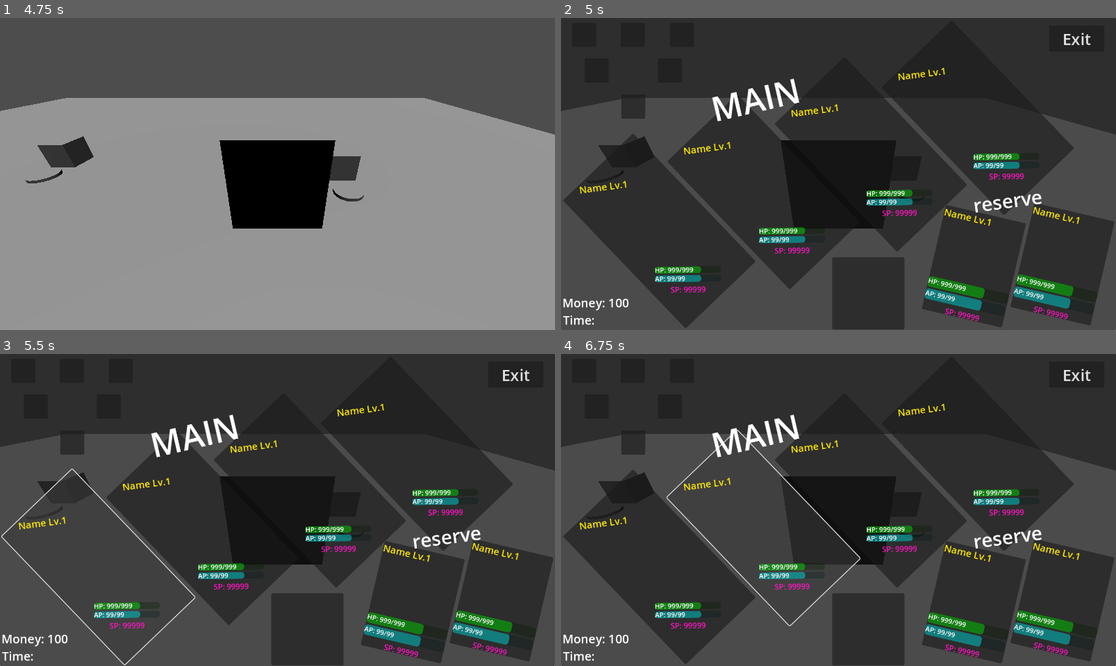
Above: before the commit, frames 1-4 (two rows, left to right).
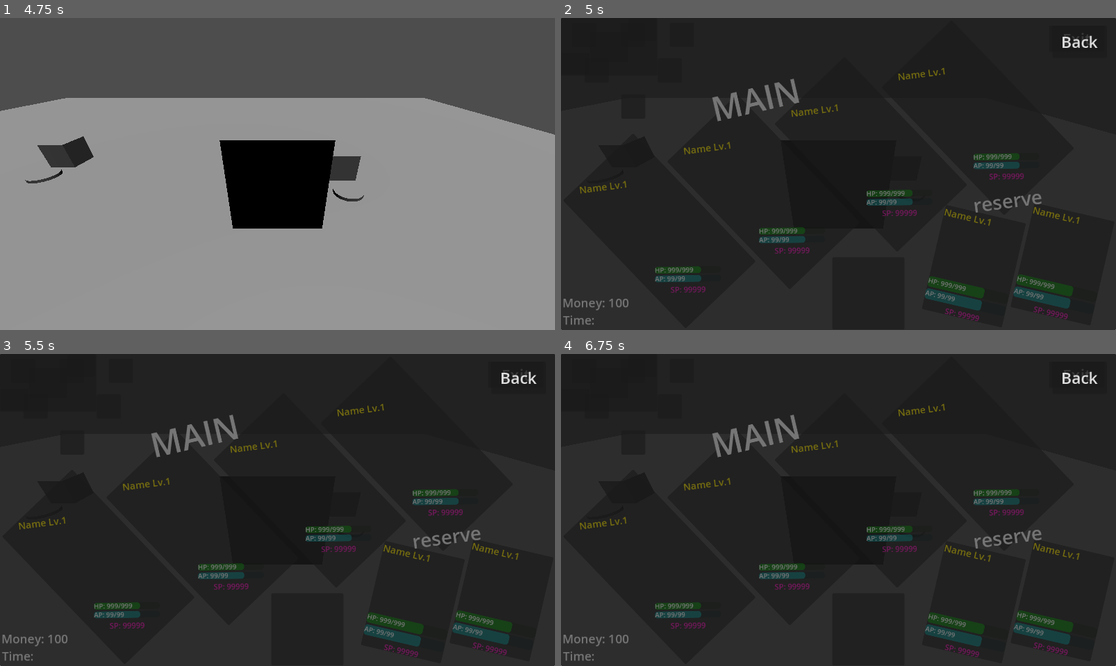
Above: after the commit, the same moments.

Repository: eneumont/towermercs
Game: Godot game, scene res://Scenes/Battle/Fields/Battlefield1.tscn
The game is run twice, just before and just after one commit, with the same random seed, the same clock (stepped at 60 frames per second) and the same inputs. This scene is started directly instead of the project's main scene.
Inputs (mouse positions are in pixels of both pictures, inside the frame that each line leads up to):
- Up to frame 1 (4.75 s): tap Enter at 0.5 s; move the mouse to (399, 158) at 0.52 s; hold D (move_right) 0.53-1.25 s; tap Z (confirm) at 0.6, 2, 2.75, 4.25 s; click (399, 158) at 0.8 s; click "Return to last save..." at 1.25 s; drag from (166, 189) to (249, 236) at 2.02 s; move the mouse to (333, 105) at 2.77 s; hold D (move_right) 2.78-3.5 s; tap L (circle) at 2.85 s; click (333, 105) at 3.05 s; drag from (249, 236) to (111, 127) at 3.52 s; move the mouse to (444, 220) at 4.27 s; hold U (left_bumper) from 4.28 s (still down); tap K (cross) at 4.35 s; click (444, 220) at 4.55 s
- Up to frame 2 (5 s): keep holding U (left_bumper); tap C (menu) at 4.9 s
- Up to frame 3 (5.5 s): release U (left_bumper) at 5 s; click "Name Lv.1" at 5 s
- Up to frame 4 (6.75 s): click "Name Lv.1" at 5.75 s; click "Name Lv.1" at 6.5 s

Frame 1 is identical in both runs. In frame 2, 28% of the frame differs, in the area x 0-100%, y 4-100%; in frame 3, 37%; in frame 4, 35%.
Error in both runs: Invalid access to property or key 'display_name' on a base object of type 'Nil'. (res://Scripts/Battle/battler.gd:105)

Commit message:
battle animations
players and foes do animations while fighting though should probably do some queuing and waiting

Diff:
--- a/Scenes/Models/GoblinModel.tscn
+++ b/Scenes/Models/GoblinModel.tscn
@@ -1,20 +1,41 @@
-[gd_scene load_steps=7 format=3 uid="uid://dpcrab6x40y70"]
+[gd_scene load_steps=15 format=3 uid="uid://dpcrab6x40y70"]
 
 [ext_resource type="PackedScene" uid="uid://c0xrx4nkxuipd" path="res://Models/Test/Goblin.glb" id="1_ydnbf"]
+
+[sub_resource type="AnimationNodeOneShot" id="AnimationNodeOneShot_ydnbf"]
+
+[sub_resource type="AnimationNodeAnimation" id="AnimationNodeAnimation_fa0c2"]
+animation = &"CharacterArmature|Punch"
+
+[sub_resource type="AnimationNodeAnimation" id="AnimationNodeAnimation_1dxk0"]
+animation = &"CharacterArmature|Death"
+
+[sub_resource type="AnimationNodeAnimation" id="AnimationNodeAnimation_rmop6"]
+animation = &"CharacterArmature|HitReact"
+
+[sub_resource type="AnimationNodeOneShot" id="AnimationNodeOneShot_mjcbv"]
 
 [sub_resource type="AnimationNodeAnimation" id="AnimationNodeAnimation_ydnbf"]
 animation = &"CharacterArmature|Idle"
 
 [sub_resource type="AnimationNodeBlend3" id="AnimationNodeBlend3_fa0c2"]
 
+[sub_resource type="AnimationNodeBlend2" id="AnimationNodeBlend2_j5xcn"]
+
 [sub_resource type="AnimationNodeAnimation" id="AnimationNodeAnimation_ripsv"]
 animation = &"CharacterArmature|Run"
+
+[sub_resource type="AnimationNodeAnimation" id="AnimationNodeAnimation_uhwvh"]
+animation = &"CharacterArmature|Wave"
+
+[sub_resource type="AnimationNodeOneShot" id="AnimationNodeOneShot_5rg8s"]
 
 [sub_resource type="AnimationNodeAnimation" id="AnimationNodeAnimation_6yqvs"]
 animation = &"CharacterArmature|Walk"
 
 [sub_resource type="AnimationNodeBlendTree" id="AnimationNodeBlendTree_1dxk0"]
-nodes/output/position = Vector2(360, 240)
+graph_offset = Vector2(-207.96997, -2.0008087)
+nodes/output/position = Vector2(1220, 160)
 nodes/idle/node = SubResource("AnimationNodeAnimation_ydnbf")
 nodes/idle/position = Vector2(-80, 100)
 nodes/walk/node = SubResource("AnimationNodeAnimation_6yqvs")
@@ -23,62 +44,88 @@
 nodes/run/position = Vector2(-80, 460)
 nodes/iwr_blend/node = SubResource("AnimationNodeBlend3_fa0c2")
 nodes/iwr_blend/position = Vector2(200, 240)
-node_connections = [&"output", 0, &"iwr_blend", &"iwr_blend", 0, &"idle", &"iwr_blend", 1, &"walk", &"iwr_blend", 2, &"run"]
+nodes/atk_shot/node = SubResource("AnimationNodeOneShot_ydnbf")
+nodes/atk_shot/position = Vector2(560, 160)
+nodes/attack/node = SubResource("AnimationNodeAnimation_fa0c2")
+nodes/attack/position = Vector2(460, 480)
+nodes/ld_blend/node = SubResource("AnimationNodeBlend2_j5xcn")
+nodes/ld_blend/position = Vector2(360, 200)
+nodes/death/node = SubResource("AnimationNodeAnimation_1dxk0")
+nodes/death/position = Vector2(200, 480)
+nodes/hit_shot/node = SubResource("AnimationNodeOneShot_mjcbv")
+nodes/hit_shot/position = Vector2(740, 160)
+nodes/hit/node = SubResource("AnimationNodeAnimation_rmop6")
+nodes/hit/position = Vector2(720, 480)
+nodes/skill_shot/node = SubResource("AnimationNodeOneShot_5rg8s")
+nodes/skill_shot/position = Vector2(1060, 160)
+nodes/skill/node = SubResource("AnimationNodeAnimation_uhwvh")
+nodes/skill/position = Vector2(1000, 480)
+node_connections = [&"output", 0, &"skill_shot", &"iwr_blend", 0, &"idle", &"iwr_blend", 1, &"walk", &"iwr_blend", 2, &"run", &"atk_shot", 0, &"ld_blend", &"atk_shot", 1, &"attack", &"ld_blend", 0, &"iwr_blend", &"ld_blend", 1, &"death", &"hit_shot", 0, &"atk_shot", &"hit_shot", 1, &"hit", &"skill_shot", 0, &"hit_shot", &"skill_shot", 1, &"skill"]
 
 [node name="GoblinModel" instance=ExtResource("1_ydnbf")]
 
 [node name="Skeleton3D" parent="RootNode/CharacterArmature" index="0"]
 bones/2/position = Vector3(2.1529802e-05, 0.008374705, 0.0016757363)
 bones/4/rotation = Quaternion(0.16683148, 4.3189968e-07, 1.0312022e-07, 0.98598546)
-bones/5/rotation = Quaternion(0.07284148, -8.2874976e-07, 2.095113e-09, 0.9973436)
-bones/7/rotation = Quaternion(-0.3570436, -0.00025764303, 9.795872e-05, 0.9340877)
+bones/5/rotation = Quaternion(0.046948723, -8.285252e-07, -1.9400995e-08, 0.9988974)
+bones/7/rotation = Quaternion(-0.31921008, -0.00026139978, 8.7580906e-05, 0.947684)
 bones/8/position = Vector3(0.001771938, 0.0025778117, -9.002435e-05)
-bones/8/rotation = Quaternion(-0.15003462, 0.0024089648, -0.4132487, 0.89817)
-bones/10/rotation = Quaternion(-0.01231949, 0.2669312, -0.17696573, 0.94724816)
+bones/8/rotation = Quaternion(-0.16984801, 0.047891814, -0.41729033, 0.8914746)
+bones/10/rotation = Quaternion(-0.042317603, 0.26649538, -0.17980272, 0.9459706)
 bones/22/position = Vector3(-0.001759171, 0.0025778117, -9.002221e-05)
-bones/22/rotation = Quaternion(-0.15003435, -0.002408422, 0.4132487, 0.89817)
-bones/24/rotation = Quaternion(-0.012319513, -0.2669312, 0.1769658, 0.94724816)
+bones/22/rotation = Quaternion(-0.16984773, -0.047891255, 0.4172904, 0.8914746)
+bones/24/rotation = Quaternion(-0.042317603, -0.26649544, 0.17980276, 0.94597065)
 bones/26/rotation = Quaternion(-0.028374862, 0.0048223766, 0.16748196, 0.985455)
 bones/33/rotation = Quaternion(-0.07661218, 0.0015270478, 0.019867463, 0.9968619)
-bones/36/rotation = Quaternion(0.9703978, 0.008928993, 0.0018156896, 0.24134065)
-bones/37/rotation = Quaternion(0.48305207, 0.0059813308, 0.008747297, 0.87552756)
-bones/38/rotation = Quaternion(0.9703977, -0.008930488, -0.0018151817, 0.24134071)
-bones/39/rotation = Quaternion(0.483052, -0.00598135, -0.008747335, 0.8755275)
+bones/36/rotation = Quaternion(0.97620815, 0.009298479, 0.0015088, 0.21663123)
+bones/37/rotation = Quaternion(0.4413414, 0.0055633252, 0.009018921, 0.8972767)
+bones/38/rotation = Quaternion(0.9762081, -0.00930012, -0.0015082817, 0.21663125)
+bones/39/rotation = Quaternion(0.4413414, -0.005563344, -0.0090189595, 0.8972767)
 
 [node name="Head" parent="RootNode/CharacterArmature/Skeleton3D" index="1"]
-transform = Transform3D(0.99999976, 2.8474346e-08, -0.00055018265, -0.00051323546, -0.3602278, -0.93286395, -0.00019821776, 0.932864, -0.36022785, -6.3835614e-06, -0.0015858124, 0.018862389)
+transform = Transform3D(0.99999976, 6.004626e-08, -0.0005501987, -0.0005073748, -0.38669237, -0.9222083, -0.00021281309, 0.9222084, -0.38669237, -6.383329e-06, -0.0012538243, 0.019052884)
 
 [node name="Pinky3_L" parent="RootNode/CharacterArmature/Skeleton3D" index="2"]
-transform = Transform3D(-0.63103634, -0.6134281, 0.47486684, -0.77446723, 0.5333918, -0.34013656, -0.04464081, -0.5824076, -0.81167006, 0.014305178, 0.00244527, 0.0037229285)
+transform = Transform3D(-0.5482991, -0.6933041, 0.46765077, -0.8359532, 0.4387014, -0.32973093, 0.023444492, -0.57172567, -0.8201097, 0.013848562, 0.0032642332, 0.003503831)
 
 [node name="Middle3_L" parent="RootNode/CharacterArmature/Skeleton3D" index="3"]
-transform = Transform3D(-0.5684698, -0.68866336, 0.4500932, -0.800303, 0.3360976, -0.49654073, 0.19067426, -0.64247954, -0.74220085, 0.013377518, 0.0013081153, 0.003110761)
+transform = Transform3D(-0.47199896, -0.7504009, 0.46272537, -0.84361637, 0.232044, -0.48421738, 0.2559844, -0.618913, -0.7425748, 0.013015781, 0.002009657, 0.002993011)
 
 [node name="Index3_L" parent="RootNode/CharacterArmature/Skeleton3D" index="4"]
-transform = Transform3D(-0.6241311, -0.3557165, 0.6956475, -0.77978826, 0.33930367, -0.5261198, -0.04888638, -0.87082595, -0.4891538, 0.013031634, -0.00035118026, 0.0032198846)
+transform = Transform3D(-0.5410916, -0.43111527, 0.72205186, -0.840747, 0.2578414, -0.4760898, 0.019074485, -0.86467147, -0.50197464, 0.01285045, 0.0003312017, 0.0031936618)
 
 [node name="Thumb2_L" parent="RootNode/CharacterArmature/Skeleton3D" index="5"]
-transform = Transform3D(-0.6032707, -0.5008182, -0.62068087, 0.35187173, 0.5312685, -0.7706744, 0.71571624, -0.6833257, -0.14427498, 0.010431287, -0.00048908486, 0.0062510804)
+transform = Transform3D(-0.6010968, -0.58613366, -0.5432582, 0.32357103, 0.4430684, -0.836057, 0.7307417, -0.6783341, -0.07667133, 0.010429312, 7.928186e-05, 0.0063628233)
 
 [node name="Pinky3_R" parent="RootNode/CharacterArmature/Skeleton3D" index="6"]
-transform = Transform3D(-0.34200338, -0.4857226, -0.8044295, 0.8568458, 0.19027346, -0.47917706, 0.38580894, -0.8531526, 0.35111538, -0.014811897, 0.0025084806, 0.0039703334)
+transform = Transform3D(-0.26920813, -0.4211316, -0.8661265, 0.9052406, 0.19632427, -0.37682292, 0.32873365, -0.8854969, 0.32837343, -0.014357377, 0.0033908684, 0.0037207282)
 
 [node name="Middle3_R" parent="RootNode/CharacterArmature/Skeleton3D" index="7"]
-transform = Transform3D(-0.5034726, -0.47748515, -0.7200853, 0.84780526, -0.11235975, -0.51826704, 0.16655639, -0.8714258, 0.4613847, -0.0143101765, 0.0009488501, 0.0031433979)
+transform = Transform3D(-0.4198736, -0.44360197, -0.7917848, 0.90185887, -0.10610617, -0.4187977, 0.10176633, -0.88992035, 0.4446177, -0.0139812855, 0.0017492842, 0.002991516)
 
 [node name="Index3_R" parent="RootNode/CharacterArmature/Skeleton3D" index="8"]
-transform = Transform3D(-0.60256016, -0.41263163, -0.68312246, 0.7979982, -0.3232562, -0.50862944, -0.010946799, -0.8516103, 0.52406096, -0.013228875, -0.00060636946, 0.0033896961)
+transform = Transform3D(-0.5148531, -0.40212506, -0.7571141, 0.85368466, -0.32127112, -0.4098867, -0.07841302, -0.85736793, 0.50869554, -0.013081251, 0.00010613375, 0.0033637777)
 
 [node name="Thumb2_R" parent="RootNode/CharacterArmature/Skeleton3D" index="9"]
-transform = Transform3D(-0.70530736, 0.18943456, -0.6831222, 0.27334744, -0.8164415, -0.5086295, -0.6540815, -0.5454702, 0.52406085, -0.01097699, -0.0007764854, 0.0056418795)
+transform = Transform3D(-0.64029133, 0.12963632, -0.75711405, 0.3110674, -0.8574554, -0.40988678, -0.7023275, -0.49796057, 0.50869554, -0.010971691, -0.00018082769, 0.0057385755)
 
 [node name="LowerLeg_L" parent="RootNode/CharacterArmature/Skeleton3D" index="10"]
-transform = Transform3D(0.99992466, 0.005861885, 0.009182464, -0.010882222, 0.4976168, 0.86727643, 0.00051404105, -0.86736137, 0.49769115, 0.0034731985, 0.00021484331, 0.004628556)
+transform = Transform3D(0.99993706, 0.004932155, 0.008338174, -0.009672536, 0.45958513, 0.8880259, 0.0005472936, -0.8881105, 0.4596515, 0.0034776274, 0.0004069237, 0.004532949)
 
 [node name="LowerLeg_R" parent="RootNode/CharacterArmature/Skeleton3D" index="11"]
-transform = Transform3D(0.9999249, -0.005864008, -0.009180976, 0.010881992, 0.49761683, 0.86727667, -0.00051661587, -0.8673618, 0.4976911, -0.00347321, 0.00021484145, 0.004628554)
+transform = Transform3D(0.9999373, -0.0049346215, -0.008336609, 0.009672285, 0.4595852, 0.88802594, -0.00055019045, -0.8881109, 0.45965147, -0.0034776402, 0.0004069223, 0.0045329467)
 
 [node name="AnimationTree" type="AnimationTree" parent="." index="2"]
 tree_root = SubResource("AnimationNodeBlendTree_1dxk0")
 anim_player = NodePath("../AnimationPlayer")
 parameters/iwr_blend/blend_amount = -1.0
+parameters/atk_shot/active = false
+parameters/atk_shot/internal_active = false
+parameters/atk_shot/request = 0
+parameters/ld_blend/blend_amount = 0.0
+parameters/hit_shot/active = false
+parameters/hit_shot/internal_active = false
+parameters/hit_shot/request = 0
+parameters/skill_shot/active = false
+parameters/skill_shot/internal_active = false
+parameters/skill_shot/request = 0
--- a/Scenes/UI/PlayerMenu/PlayerMenu.tscn
+++ b/Scenes/UI/PlayerMenu/PlayerMenu.tscn
@@ -1932,7 +1932,6 @@
 menu = NodePath("../..")
 
 [node name="SettingsMenu" type="Panel" parent="."]
-visible = false
 layout_mode = 1
 anchors_preset = 15
 anchor_right = 1.0
--- a/Scripts/Battle/battle_manager.gd
+++ b/Scripts/Battle/battle_manager.gd
@@ -50,8 +50,6 @@
 	if not cur_turnOrder.is_empty():
 		UI.set_turns()
 		cur_turn = cur_turnOrder[0]
-		if cur_turn.team == Battler.Team.ALLY:
-			create_tween().tween_property(cur_turn, "global_position", center_pos, 1)
 		cur_turn.start_turn()
 	else:
 		new_turnOrder(false)
--- a/Scripts/Battle/battlerE.gd
+++ b/Scripts/Battle/battlerE.gd
@@ -2,6 +2,7 @@
 class_name BattlerE
 
 var money: int = 0
+var anim_tree: AnimationTree
 
 func create(is_player: bool, data, control: Controller = Controller.NONE) -> void:
 	super(is_player, data, control)
@@ -11,6 +12,7 @@
 	model.position = data.pos
 	model.rotation = data.rot
 	model.scale = data.sca
+	anim_tree = model.get_node("AnimationTree")
 
 func start_turn():
 	super()
@@ -45,6 +47,11 @@
 func end_turn():
 	super()
 
+func take_damage(dmg: int):
+	anim_tree.set("parameters/hit_shot/request", AnimationNodeOneShot.ONE_SHOT_REQUEST_FIRE)
+	super(dmg)
+
 func die():
+	anim_tree.set("parameters/ld_blend/blend_amount", 1.0)
 	bm.money_won += money
 	super()
--- a/Scripts/Battle/battlerP.gd
+++ b/Scripts/Battle/battlerP.gd
@@ -34,13 +34,26 @@
 	curAP = float(curAP)/maxAP * currentStats[CharData.StatType.ARTISTRY]
 	maxAP = currentStats[CharData.StatType.ARTISTRY]
 
+func die():
+	play_anim("death")
+	super()
+
 func _ready() -> void:
 	cm.bm = bm
 
-	set_sprites()
+	anim_sprite.sprite_frames = load("res://Images/Sprites/Battle/" + CharData.ClassType.keys()[classType].to_lower() + "_battle.tres")
+	if curHP <= 0: play_anim("death")
+	else: play_anim("idle")
 
 func start_turn():
 	super()
+
+	play_anim()
+
+	var tween = create_tween()
+	tween.tween_property(self, "global_position", bm.center_pos, 1)
+	await tween.finished
+
 	command.visible = true
 
 func end_turn():
@@ -65,9 +78,12 @@
 		elif (Input.is_action_just_released("right_bumper")):
 			cm.key_click("right_bump")
 
-func set_sprites(anim := "idle"):
-	anim_sprite.sprite_frames = load("res://Images/Sprites/Battle/" + CharData.ClassType.keys()[classType].to_lower() + "_battle.tres")
+func play_anim(anim := "idle"):
 	anim_sprite.play(anim)
+
+	if anim != "idle" && anim != "guard" && anim != "death":
+		await anim_sprite.animation_finished
+		play_anim()
 
 func battler_to_char() -> CharData:
 	return CharData.new("", 0 as CharData.ClassType, {
--- a/Scripts/Resources/art_data.gd
+++ b/Scripts/Resources/art_data.gd
@@ -44,7 +44,6 @@
 
 	caster.curHP -= hp_cost
 	if caster.player == Battler.Player.PLAYER: caster.curAP -= ap_cost
-	#move character forward if player otherwise make foe flash?
 
 	#check crit here and do crit logic
 
@@ -66,21 +65,29 @@
 	return out
 
 func attack_cast(caster: Battler, targets: Array, crit: bool = false):
-	print("attack")
+	if caster.team == Battler.Team.ALLY: caster.play_anim("attack")
+	else: caster.anim_tree.set("parameters/atk_shot/request", AnimationNodeOneShot.ONE_SHOT_REQUEST_FIRE)
+
 	for t in targets:
 		t.take_damage(-5)
 
 func magic_cast(caster: Battler, targets: Array, crit: bool = false):
-	print("magic")
+	if caster.team == Battler.Team.ALLY: caster.play_anim("skill")
+	else: caster.anim_tree.set("parameters/skill_shot/request", AnimationNodeOneShot.ONE_SHOT_REQUEST_FIRE)
+
 	for t in targets:
 		t.take_damage(5)
 
 func defend_cast(caster: Battler, targets: Array):
-	print("defend")
+	if caster.team == Battler.Team.ALLY: caster.play_anim("guard")
+	else: caster.anim_tree.set("parameters/skill_shot/request", AnimationNodeOneShot.ONE_SHOT_REQUEST_FIRE) #maybe tweak
+
 	caster.defending = true
 
 func item_cast(caster: Battler, targets: Array):
-	print("item")
+	if caster.team == Battler.Team.ALLY: caster.play_anim("item")
+	else: caster.anim_tree.set("parameters/skill_shot/request", AnimationNodeOneShot.ONE_SHOT_REQUEST_FIRE) #maybe tweak
 
 func run_cast(caster: Battler, targets: Array):
-	print("run")
+	if caster.team == Battler.Team.ALLY: caster.play_anim("run")
+	else: caster.anim_tree.set("parameters/skill_shot/request", AnimationNodeOneShot.ONE_SHOT_REQUEST_FIRE) #maybe tweak
--- a/Scripts/UI/PlayerMenuScreen/player_char_button.gd
+++ b/Scripts/UI/PlayerMenuScreen/player_char_button.gd
@@ -35,4 +35,4 @@
 	texture_rect.texture = load("res://Images/Textures/Icons/Characters/" + CharData.ClassType.keys()[char.class_type].capitalize() + ".png")
 
 func char_click():
-	if not empty: menu.change_scr(9, 0, pos)
+	if not empty: menu.change_scr(8, 0, pos)
Not shown, changed: addons/resources_spreadsheet_view/saved_state.json
